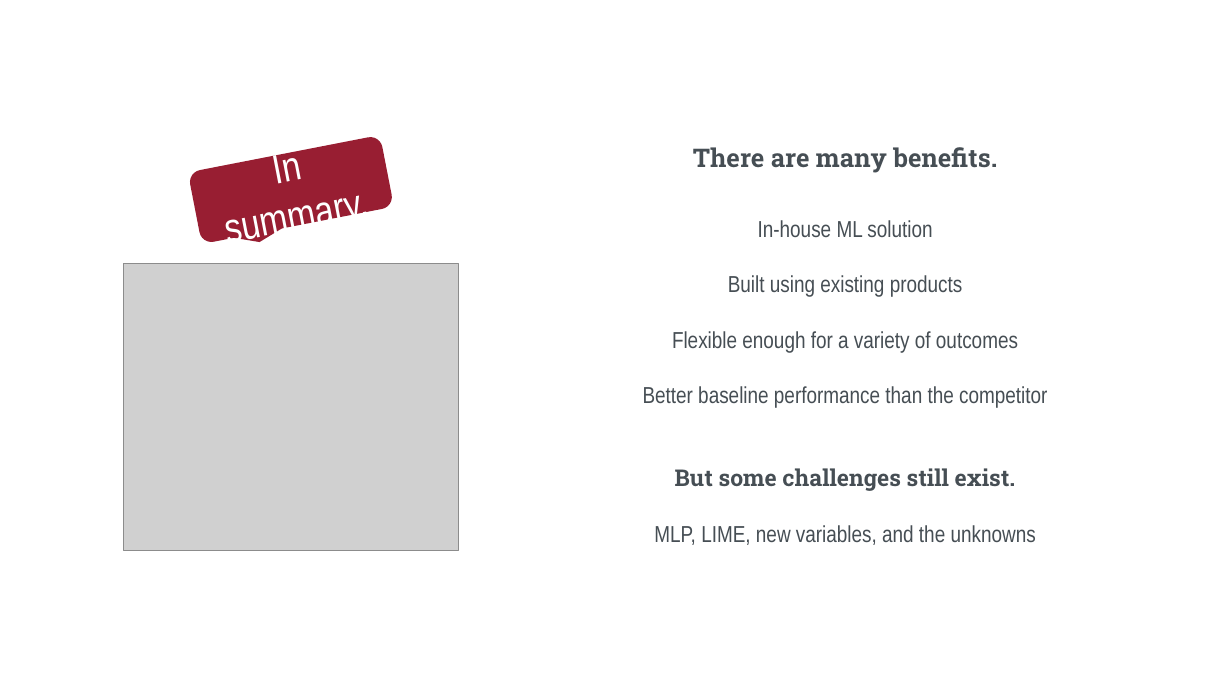
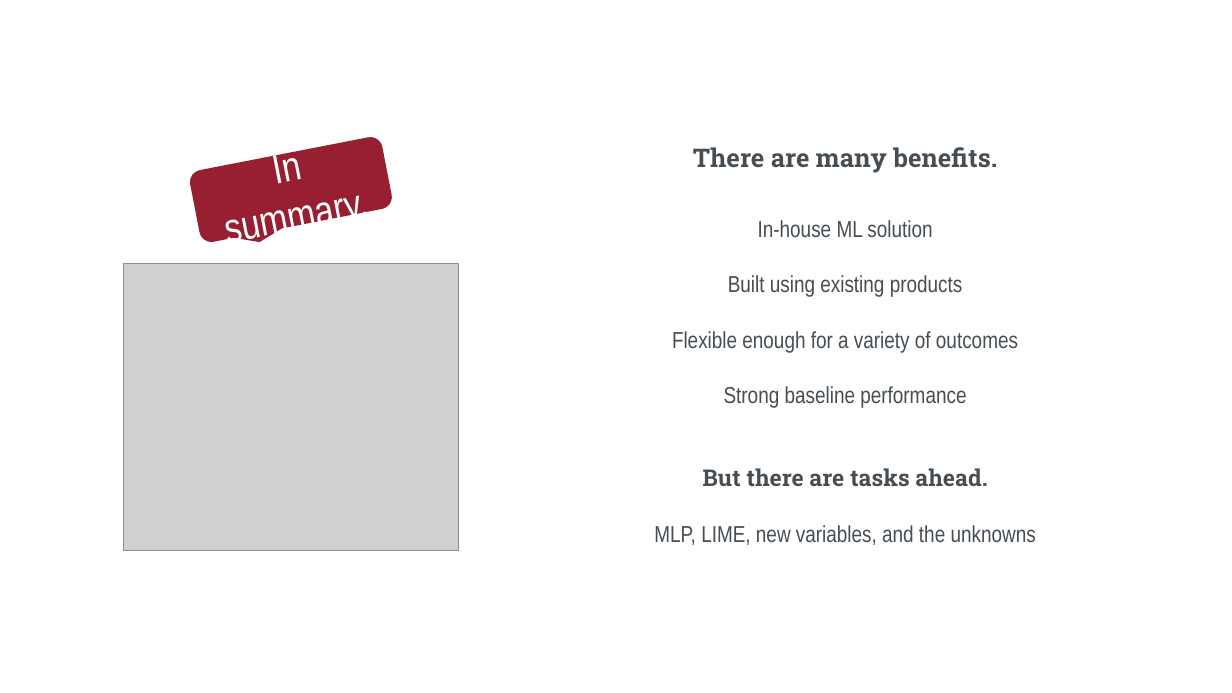
Before and after one commit to concrete-abstraction/student_risk_sagemaker, a slide deck: slide 8 of Documentation/student_risk_presentation.pptx. Drawn at 1232x693 pixels with LibreOffice and Linux fonts; fonts in the diff are those of the drawing; grey boxes stand for pictures. Boxes give left, top, right and bottom in pixels: in the first picture for what was removed or moved away, otherwise in the second. Text is boxed around its words. In the diff, an @@ line names an element or a change of style, - is before the commit and + after.

```diff
--- a/Documentation/student_risk_presentation.pptx
+++ b/Documentation/student_risk_presentation.pptx
@@ text at [703, 386, 987, 486]: text changed @@
-Better baseline performance than the competitor
-But some challenges still exist.
+Strong baseline performance
+But there are tasks ahead.
```
Also in this commit, not shown: 4 other slides changed.
